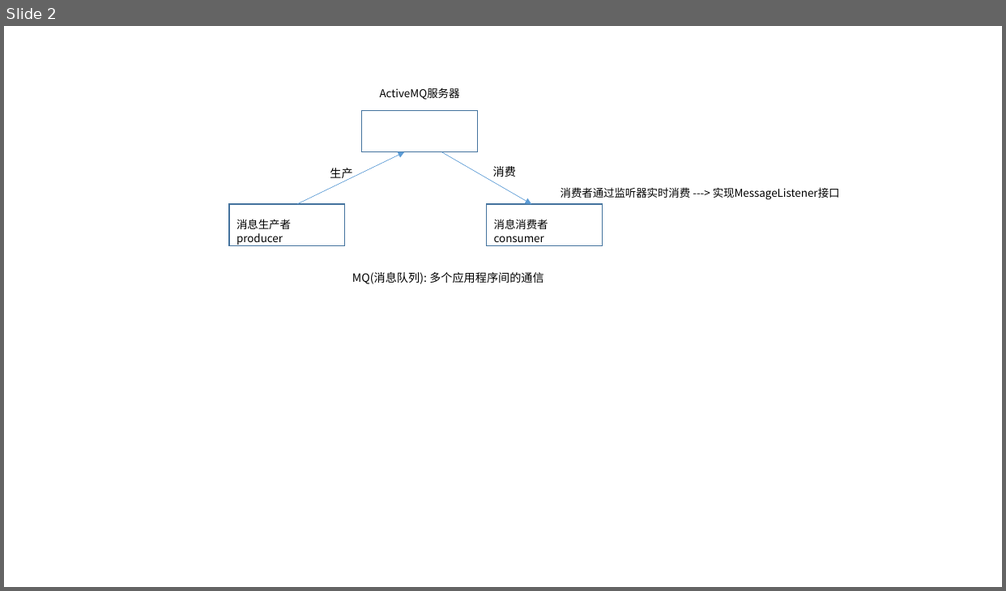
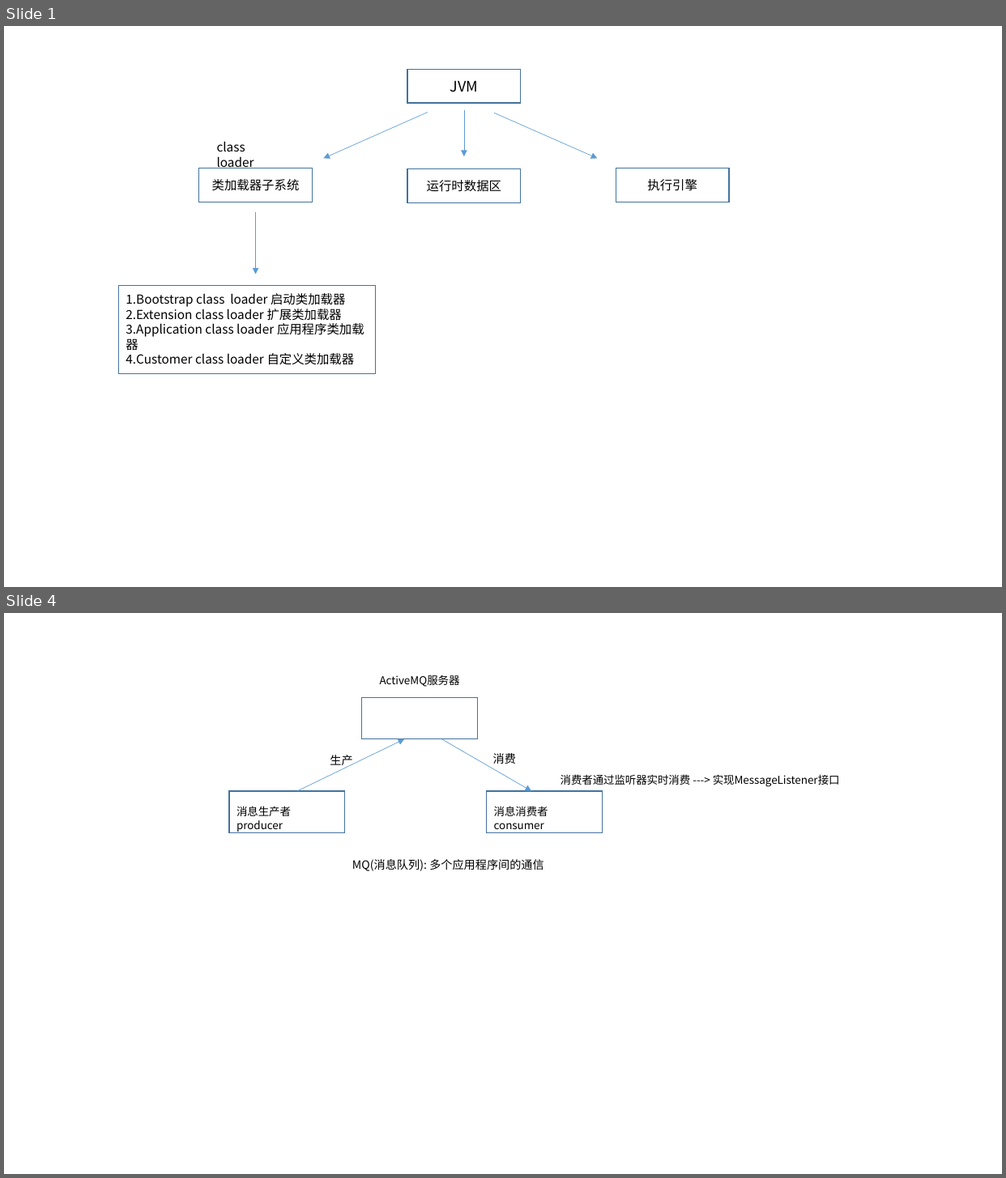
Before and after one commit to dengboyu/future, a slide deck: doc/doc.pptx. Shown one above the other, each under a label of ours: slide 2 before the commit, slides 1 and 4 after it; the slides between them are not shown. The pictures are 1006x591 and 1006x1178 pixels, drawn with LibreOffice and Linux fonts; fonts in the diff are those of the drawing. Boxes give left, top, right and bottom in pixels: in the first picture for what was removed or moved away, otherwise in the second. Text is boxed around its words. In the diff, an @@ line names an element or a change of style, - is before the commit and + after.

```diff
--- a/doc/doc.pptx
+++ b/doc/doc.pptx
@@ slide 1 added at box(4, 26, 1002, 587), background #FFFFFF @@
@@ rectangle added at box(407, 70, 521, 103), outline #43739E 1 pt, 14 pt, text #000000 @@
+JVM
@@ arrow added from (428, 112) to (324, 159), #5B9BD5 0.5 pt @@
@@ arrow added from (464, 110) to (464, 156), #5B9BD5 0.5 pt @@
@@ arrow added from (494, 113) to (598, 159), #5B9BD5 0.5 pt @@
@@ text added at box(217, 141, 254, 169), 12 pt, text #000000 @@
+class loader
@@ rectangle added at box(199, 169, 313, 202), outline #43739E 1 pt, 12 pt, text #000000 @@
+类加载器子系统
@@ rectangle added at box(407, 169, 521, 203), outline #43739E 1 pt, 12 pt, text #000000 @@
+运行时数据区
@@ rectangle added at box(616, 169, 729, 202), outline #43739E 1 pt, 12 pt, text #000000 @@
+执行引擎
@@ arrow added from (256, 212) to (256, 275), #5B9BD5 0.5 pt @@
@@ rectangle added at box(118, 286, 375, 374), outline #43739E 1 pt, 12 pt, text #000000 @@
+1.Bootstrap class loader 启动类加载器
+2.Extension class loader 扩展类加载器
+3.Application class loader 应用程序类加载器
+4.Customer class loader 自定义类加载器
@@ what was slide 2 is now slide 4 @@
```
Also in this commit, not shown: 2 slides changed, 2 other slides added, 1 slide removed, 13 other files.
